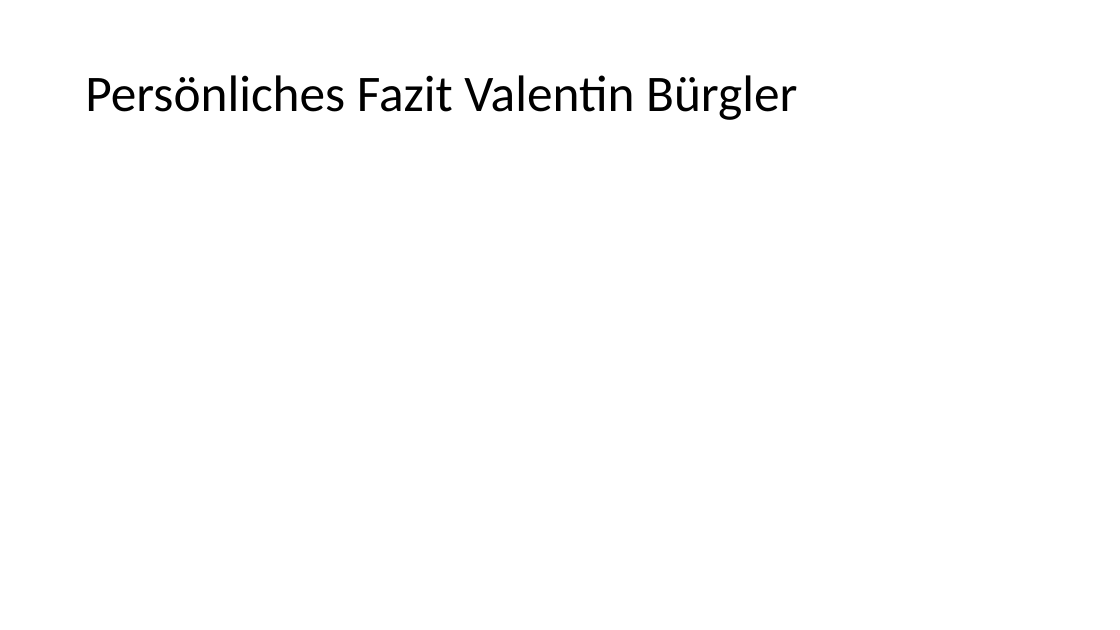
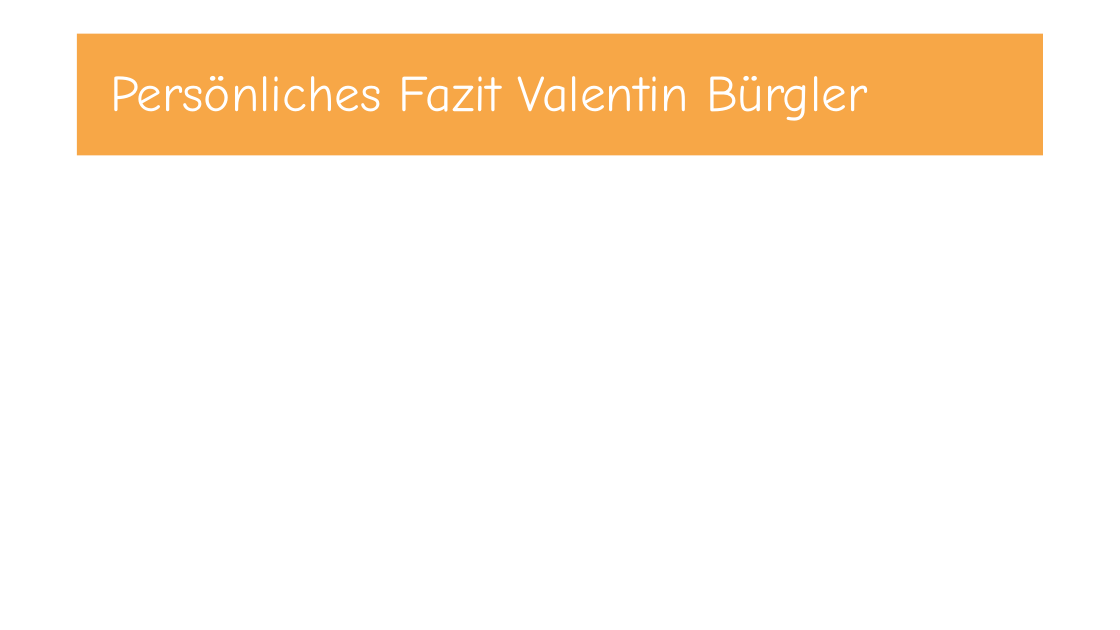
Before and after one commit to UncleBench/PCP-Projekt, a slide deck: slide 8 of Praesentation.pptx. Drawn at 1120x630 pixels with LibreOffice and Linux fonts; fonts in the diff are those of the drawing. Boxes give left, top, right and bottom in pixels: in the first picture for what was removed or moved away, otherwise in the second. Text is boxed around its words. In the diff, an @@ line names an element or a change of style, - is before the commit and + after.

```diff
--- a/Praesentation.pptx
+++ b/Praesentation.pptx
@@ title "Persönliches Fazit Valentin Bürgler": place and size @@
-title "Persönliches Fazit Valentin Bürgler" at <box>85,75,797,120</box>
+title "Persönliches Fazit Valentin Bürgler" at <box>77,34,1044,155</box>
@@ title "Persönliches Fazit Valentin Bürgler" at <box>77,34,1044,155</box>: font Calibri to Comic Neue, text colour #000000 to #FFFFFF; fill none to #F7A747 @@
```
Also in this commit, not shown: 2 other slides changed, 5 slides added, 5 slides removed.
